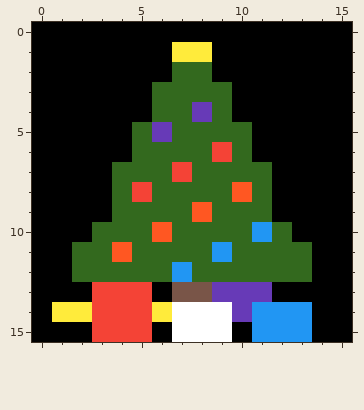
A pixel-art sprite gets an edit: bitmaps/tree_and_gifts.png. Above: the version before the commit.
The file is 16x16 pixels.
After the commit:
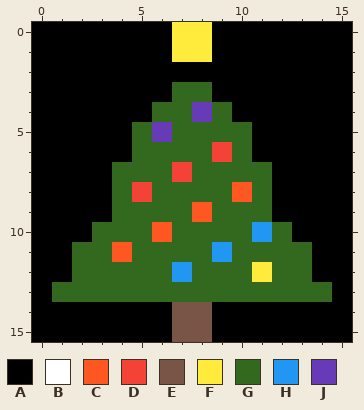
Palette (. is transparent): A #000000  B #ffffff  C #ff5722  D #f44336  E #795548  F #ffeb3b  G #33691e  H #2196f3  J #673ab7
The commit says: Updated Christmas tree after viewing
Edits made:
y 0: x 7..8 AA -> FF
y 2: x 7..8 GG -> AA
y 3: x 6 G -> A; x 9 G -> A
y 12: x 11 G -> F
y 13: x 1..14 AADDDAEEJJJAAA -> GGGGGGGGGGGGGG
y 14: x 1..13 FFDDDFBBBJHHH -> AAAAAAEEAAAAA
y 15: x 3..5 DDD -> AAA; x 7..9 BBB -> EEA; x 11..13 HHH -> AAA
Where, in picture pixels (left, top, right, bottom), the same in both pictures:
changed: (152, 22, 232, 102)
changed: (52, 262, 332, 342)
